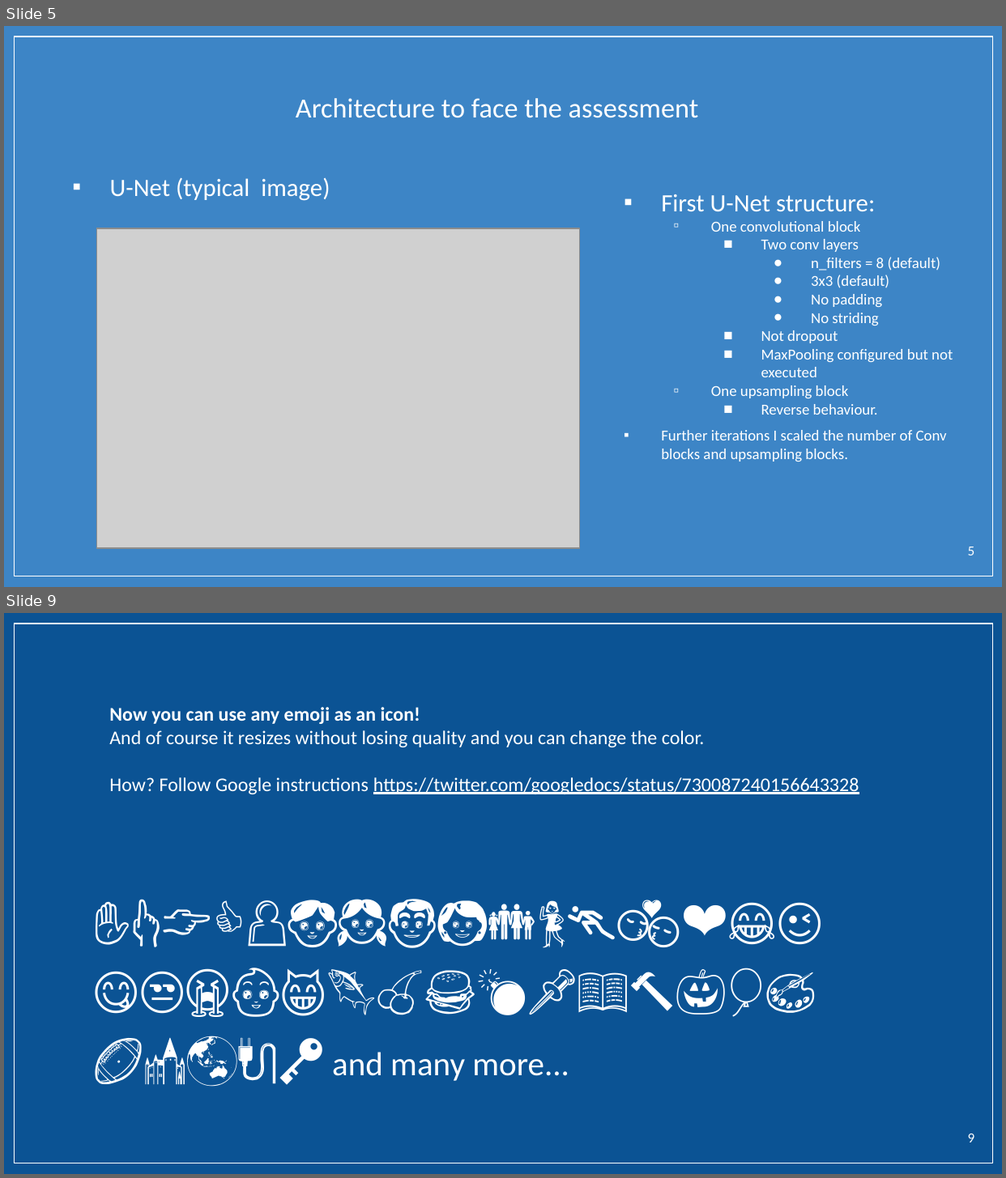
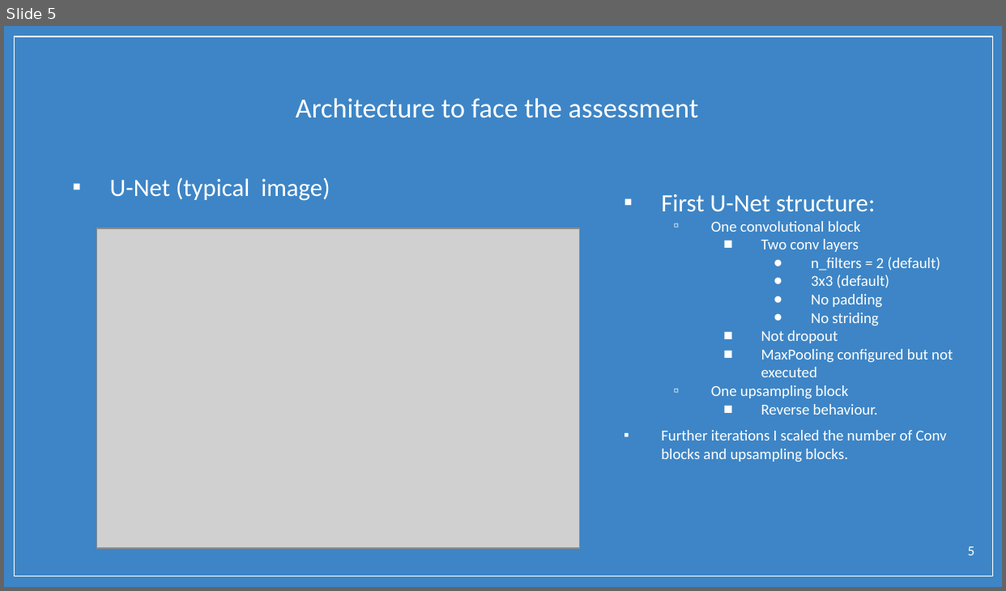
Before and after one commit to borjaf696/cv_test, a slide deck: valeo_assessment.pptx. Shown one above the other, each under a label of ours: slides 5 and 9 before the commit, slide 5 after it; the slides between them are not shown. The pictures are 1006x1178 and 1006x591 pixels, drawn with LibreOffice and Linux fonts; fonts in the diff are those of the drawing; grey boxes stand for pictures; background and template pictures are left out. Boxes give left, top, right and bottom in pixels: in the first picture for what was removed or moved away, otherwise in the second. Text is boxed around its words. In the diff, an @@ line names an element or a change of style, - is before the commit and + after.

```diff
--- a/valeo_assessment.pptx
+++ b/valeo_assessment.pptx
@@ slide 9 removed at <box>4,613,1002,1174</box>, background picture (left out); not listed: 1 template element that a slide beside it also shows @@
@@ text removed at <box>109,707,859,794</box> @@
-Now you can use any emoji as an icon!
-And of course it resizes without losing quality and you can change the color.
-How? Follow Google instructions https://twitter.com/googledocs/status/730087240156643328
@@ text removed at <box>332,1052,569,1081</box> @@
-✋👆👉👍👤👦👧👨👩👪💃🏃💑❤😂😉😋😒😭👶😸🐟🍒🍔💣📌📖🔨🎃🎈🎨🏈🏰🌏🔌🔑 and many more...
@@ page number removed at <box>968,1134,975,1143</box> @@
-9
@@ slide 5 changed as well @@
@@ text at <box>811,257,940,271</box>: text changed @@
-      ● n_filters = 8 (default)
+      ● n_filters = 2 (default)
```
Also in this commit, not shown: 4 other slides changed, 4 slides added, 3 other slides removed, 3 other files.
